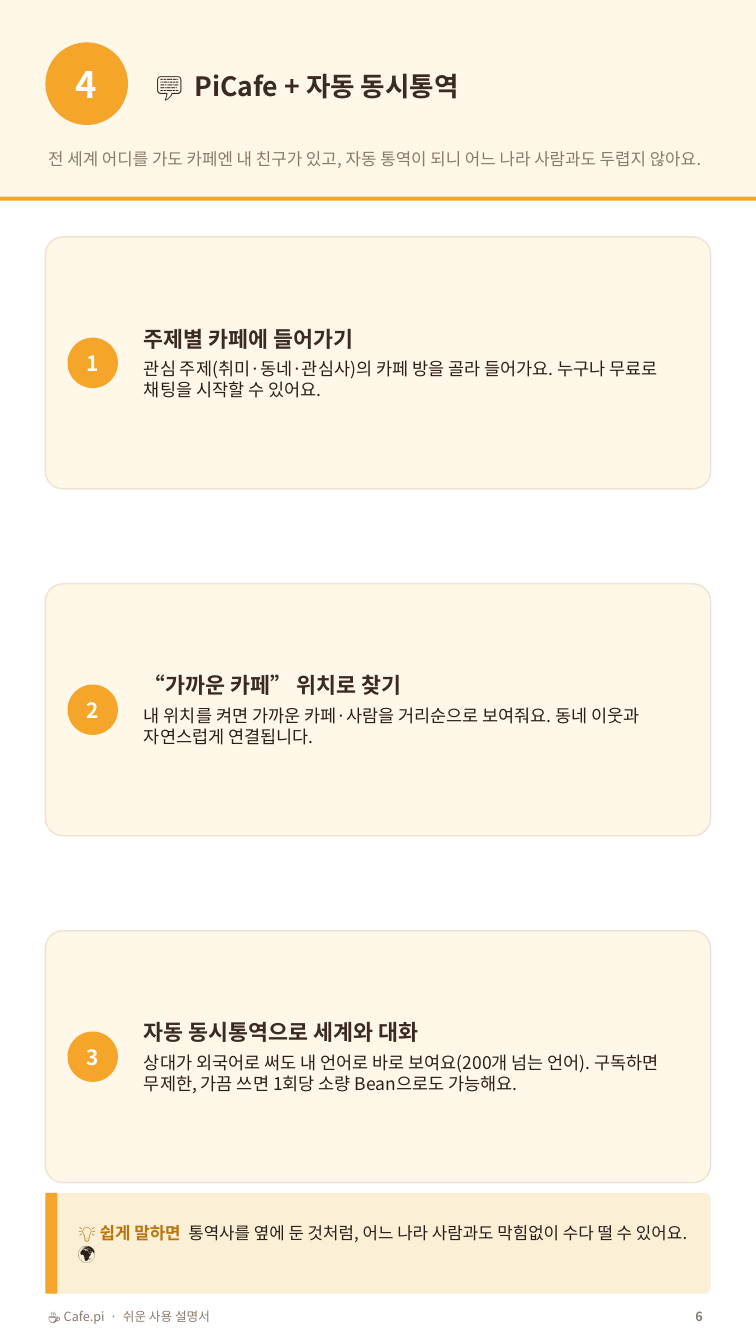
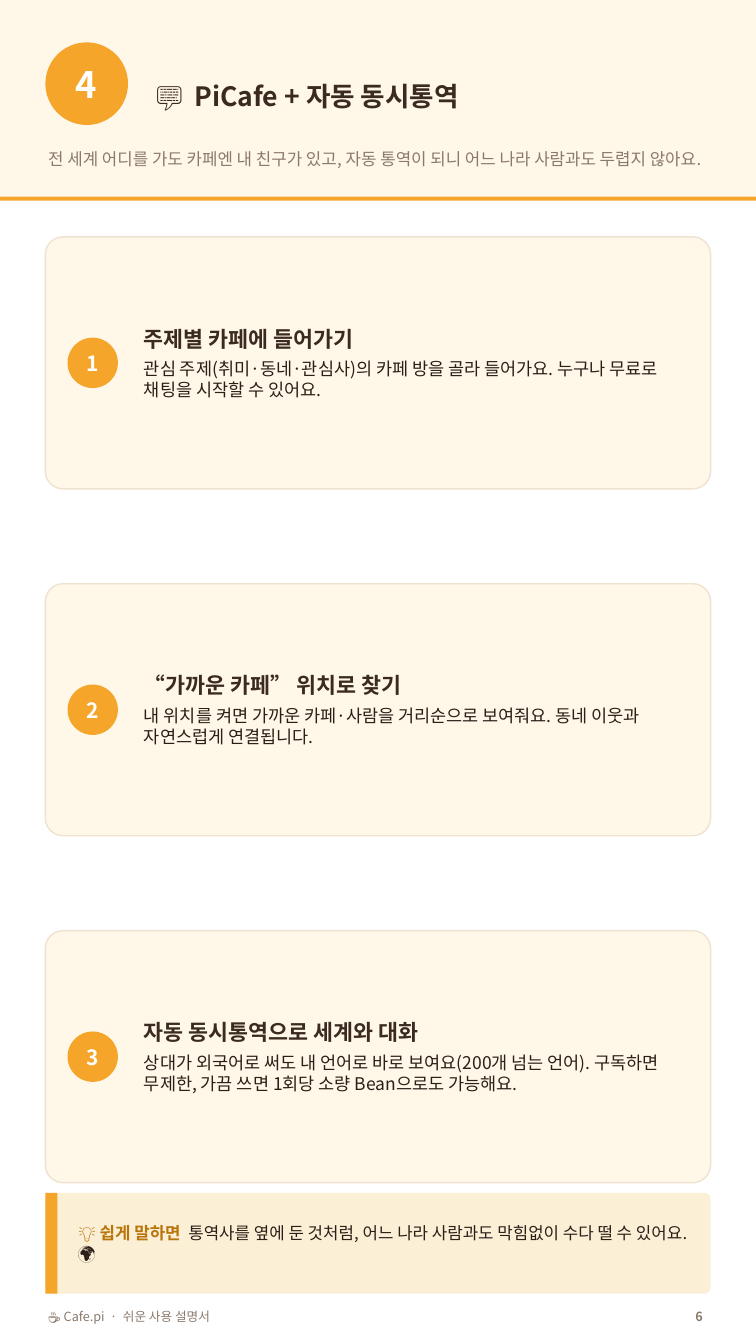
Before and after one commit to anakinwon/loginpi, a slide deck: slide 6 of docs/Cafe.pi_쉬운_사용자매뉴얼_세로.pptx. Drawn at 756x1344 pixels with LibreOffice and Linux fonts; fonts in the diff are those of the drawing. Boxes give left, top, right and bottom in pixels: in the first picture for what was removed or moved away, otherwise in the second. Text is boxed around its words. In the diff, an @@ line names an element or a change of style, - is before the commit and + after.

```diff
--- a/docs/Cafe.pi_쉬운_사용자매뉴얼_세로.pptx
+++ b/docs/Cafe.pi_쉬운_사용자매뉴얼_세로.pptx
@@ text "💬 PiCafe + 자동 동시통역": place and size @@
-text "💬 PiCafe + 자동 동시통역" at <box>194,73,459,99</box>
+text "💬 PiCafe + 자동 동시통역" at <box>194,83,459,109</box>
```
Also in this commit, not shown: 5 other slides changed.
